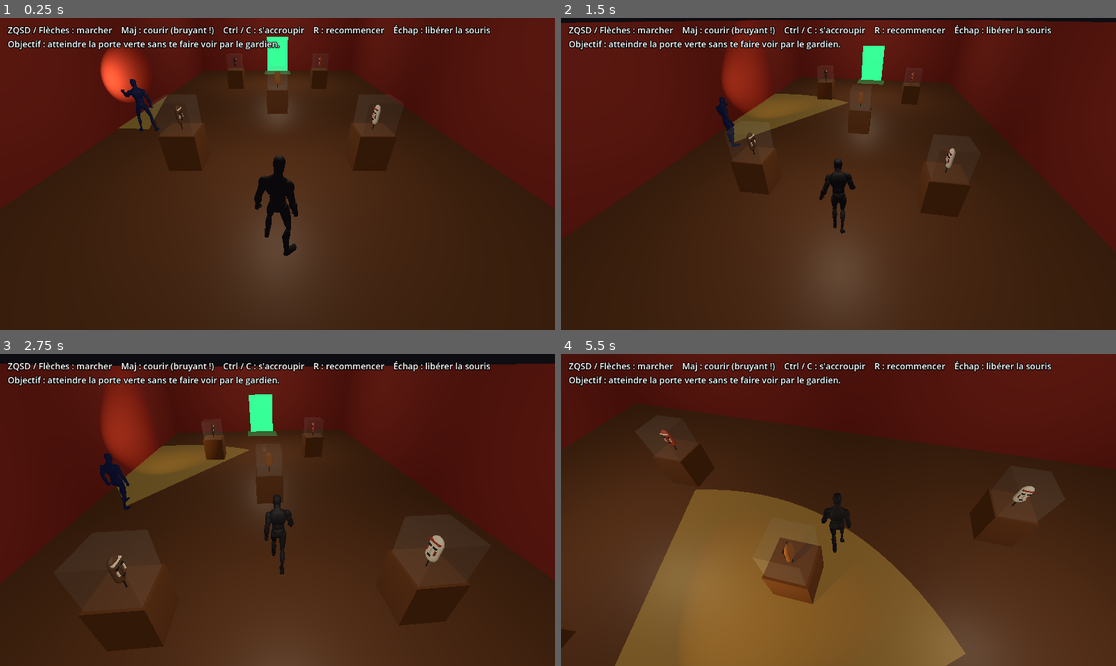
Above: before the commit, frames 1-4 (two rows, left to right).
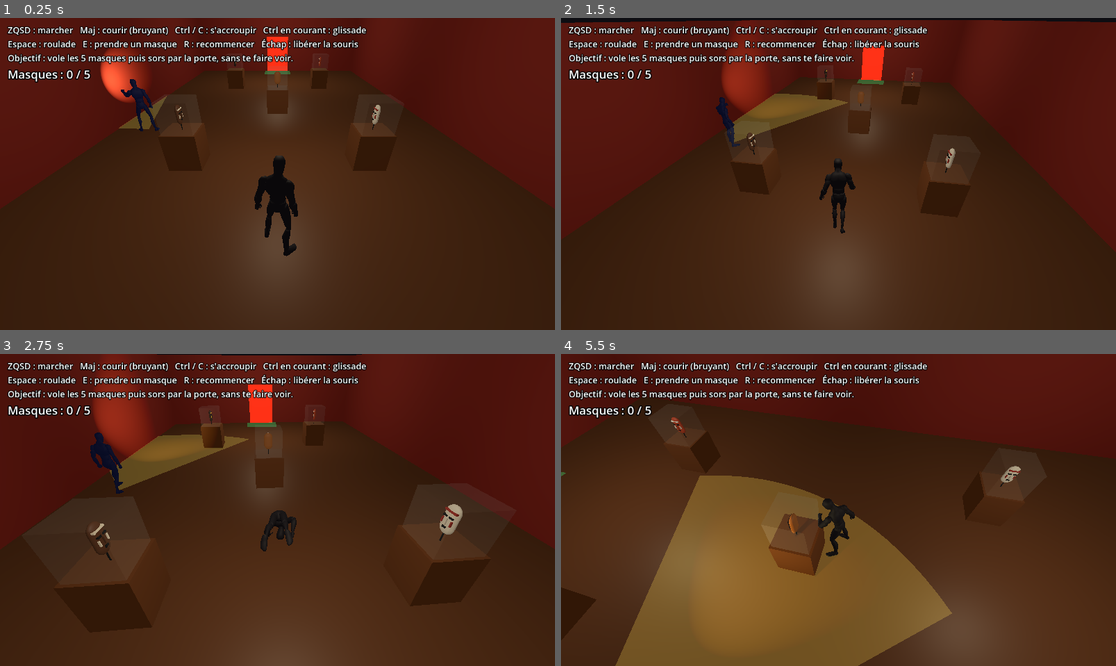
Above: after the commit, the same moments.

Repository: asbldream-lab/test
Game: Godot game, scene res://musee/musee.tscn
The game is run twice, just before and just after one commit, with the same random seed, the same clock (stepped at 60 frames per second) and the same inputs.
Inputs (mouse positions are in pixels of both pictures, inside the frame that each line leads up to):
- Up to frame 1 (0.25 s): no input
- Up to frame 2 (1.5 s): tap Enter at 0.5 s; move the mouse to (866, 174) at 0.52 s; hold Ctrl (crouch) 0.53-1.28 s; hold W (move_forward) from 0.53 s (still down); click (866, 174) at 0.67 s; tap Shift (run) at 0.8, 1.35 s; move the mouse to (810, 174) at 1.27 s; click (810, 174) at 1.42 s
- Up to frame 3 (2.75 s): keep holding W (move_forward); tap E (interact, bound only after the commit) at 1.55, 2.1 s; move the mouse to (288, 503) at 2.02 s; click (288, 503) at 2.17 s; tap Space (roll, bound only after the commit) at 2.3 s
- Up to frame 4 (5.5 s): move the mouse to (832, 516) at 2.77 s; tap Space (roll, bound only after the commit) at 2.85, 5.3 s; click (832, 516) at 2.92 s; tap Ctrl (crouch) at 3.05 s; move the mouse to (877, 513) at 3.52 s; hold Ctrl (crouch) 3.53-4.25 s; click (877, 513) at 3.67 s; tap Shift (run) at 3.8 s; tap Escape (ui_cancel) at 4.15 s; release W (move_forward) at 4.25 s; drag from (672, 463) to (755, 432) at 4.27 s; move the mouse to (844, 510) at 5.02 s; hold W (move_forward) from 5.03 s (still down); tap E (interact, bound only after the commit) at 5.1 s; click (844, 510) at 5.17 s

The runs differ from the first frame. In frame 1, 4.1% of the frame differs, in the area x 1-89%, y 2-21%; in frame 2, 4.2%; in frame 3, 15%, in the area x 0-100%, y 0-95%; in frame 4, 12%.

Commit message:
Ajoute le vol des masques, la roulade et la glissade
- Prendre un masque (E / bouton PRENDRE) : animation debout ou accroupi,
  la vitrine reste ouverte et vide ; porte de sortie verrouillée tant
  qu'il manque des masques, compteur à l'écran
- Roulade (Espace / bouton ROULADE) et glissade (s'accroupir en courant),
  basses et un peu bruyantes, 1 s de recharge
- Le gardien remarque les vitrines vides et devient plus vigilant
- Animations du volume 2 de l'Universal Animation Library (même squelette)

Co-Authored-By: Claude Opus 5.5 <noreply@anthropic.com>

Diff:
--- a/musee/guard.gd
+++ b/musee/guard.gd
@@ -23,6 +23,7 @@
 var _done := false
 var _cone_mat := StandardMaterial3D.new()
 var _anim: AnimationPlayer
+var _alarm_flash := 0.0
 
 @onready var cone: MeshInstance3D = $VisionCone
 @onready var alert: Label3D = $Alert
@@ -61,7 +62,7 @@
 	# Ouïe : un joueur qui court à proximité attire le regard du gardien.
 	var flat_to_player := player.global_position - global_position
 	flat_to_player.y = 0
-	if player.is_running and flat_to_player.length() < hearing_radius:
+	if flat_to_player.length() < hearing_radius * player.get_noise_level():
 		_investigate = 2.5
 		_look_target = player.global_position
 
@@ -126,7 +127,27 @@
 	return not hit.is_empty() and hit.collider == player
 
 
+## Le gardien remarque les vitrines vides dans son champ de vision et devient plus vigilant.
+func _check_vitrines() -> void:
+	var forward := -global_transform.basis.z
+	forward.y = 0
+	for v in get_tree().get_nodes_in_group("vitrine"):
+		if v.has_mask or v.noticed:
+			continue
+		var flat: Vector3 = (v.global_position - global_position) * Vector3(1, 0, 1)
+		if flat.length() < view_distance and forward.angle_to(flat) < deg_to_rad(view_angle / 2.0):
+			v.noticed = true
+			_investigate = 2.5
+			_look_target = v.global_position
+			_alarm_flash = 1.5
+			speed *= 1.15
+			view_distance += 0.8
+			_build_cone()
+
+
 func _update_vision(delta: float) -> void:
+	_check_vitrines()
+	_alarm_flash = maxf(0.0, _alarm_flash - delta)
 	if _can_see_player():
 		var dist := global_position.distance_to(player.global_position)
 		var closeness := lerpf(2.0, 0.6, clampf(dist / view_distance, 0.0, 1.0))
@@ -137,7 +158,7 @@
 		_suspicion = maxf(0.0, _suspicion - delta * 0.5)
 
 	_cone_mat.albedo_color = Color(1, 0.9, 0.3, 0.22).lerp(Color(1, 0.1, 0.1, 0.4), clampf(_suspicion, 0, 1))
-	alert.text = "?" if _suspicion > 0.05 else ""
+	alert.text = "?!" if _alarm_flash > 0.0 else ("?" if _suspicion > 0.05 else "")
 
 	if _suspicion >= 1.0:
 		_done = true
--- a/musee/level.gd
+++ b/musee/level.gd
@@ -17,6 +17,8 @@
 		"run": [KEY_SHIFT],
 		"crouch": [KEY_CTRL, KEY_C],
 		"restart": [KEY_R],
+		"interact": [KEY_E],
+		"roll": [KEY_SPACE],
 	}
 	for action in keys:
 		if InputMap.has_action(action):
@@ -35,11 +37,45 @@
 	message.text = ""
 	guard.player_spotted.connect(_on_spotted)
 	$Exit.body_entered.connect(_on_exit)
+	player.mask_taken.connect(_on_mask_taken)
+	$HUD/Aide.text = "ZQSD : marcher   Maj : courir (bruyant)   Ctrl / C : s'accroupir   Ctrl en courant : glissade\n" \
+		+ "Espace : roulade   E : prendre un masque   R : recommencer   Échap : libérer la souris\n" \
+		+ "Objectif : vole les %d masques puis sors par la porte, sans te faire voir." % _total_masks()
+	_counter.position = Vector2(16, 100) if not _touch else Vector2(16, 12)
+	_counter.add_theme_font_size_override("font_size", 24)
+	_counter.add_theme_constant_override("outline_size", 8)
+	_counter.add_theme_color_override("font_outline_color", Color.BLACK)
+	$HUD.add_child(_counter)
+	_on_mask_taken(0)
 	if _touch:
 		var pad: Control = preload("res://musee/touch_controls.gd").new()
 		pad.player = player
 		$HUD.add_child(pad)
 		$HUD/Aide.hide()
+
+
+var _counter := Label.new()
+var _flash := 0.0
+
+
+func _total_masks() -> int:
+	return get_tree().get_nodes_in_group("vitrine").size()
+
+
+func _on_mask_taken(total: int) -> void:
+	_counter.text = "Masques : %d / %d" % [total, _total_masks()]
+	# Porte rouge tant qu'il manque des masques, verte ensuite.
+	var open := total >= _total_masks()
+	var mat: StandardMaterial3D = $PorteSortie.mesh.material
+	mat.albedo_color = Color(0.2, 0.8, 0.3) if open else Color(0.8, 0.15, 0.1)
+	mat.emission = Color(0.1, 0.9, 0.3) if open else Color(0.9, 0.1, 0.05)
+
+
+func _process(delta: float) -> void:
+	if _flash > 0.0:
+		_flash -= delta
+		if _flash <= 0.0 and not _over:
+			message.text = ""
 
 
 func _replay_hint() -> String:
@@ -51,9 +87,16 @@
 
 
 func _on_exit(body: Node3D) -> void:
-	if body == player:
-		guard.set_physics_process(false)
-		_end("RÉUSSI !\nTu as traversé la salle sans être vu.\n" + _replay_hint(), Color(0.3, 1, 0.4))
+	if body != player:
+		return
+	var missing := _total_masks() - player.masks
+	if missing > 0:
+		message.text = "Porte fermée : il manque %d masque%s !" % [missing, "s" if missing > 1 else ""]
+		message.modulate = Color(1, 0.8, 0.3)
+		_flash = 2.5
+		return
+	guard.set_physics_process(false)
+	_end("RÉUSSI !\nTu as volé les %d masques sans être vu.\n%s" % [player.masks, _replay_hint()], Color(0.3, 1, 0.4))
 
 
 func _end(text: String, color: Color) -> void:
--- a/musee/player.gd
+++ b/musee/player.gd
@@ -1,16 +1,37 @@
 class_name MuseumPlayer
 extends CharacterBody3D
+
+signal mask_taken(total: int)
 
 @export var walk_speed := 2.0
 @export var run_speed := 5.5
 @export var crouch_speed := 1.3
+@export var roll_distance := 3.0
+@export var slide_speed := 7.0
 @export var mouse_sensitivity := 0.003
 @export var body_color := Color(0.15, 0.15, 0.18)
 
+enum State { NORMAL, ACTION, ROLL, SLIDE }
+
+const EXTRA_ANIMS := preload("res://musee/persos/anims2.glb")
+const COOLDOWN := 1.0
+
+var state := State.NORMAL
 var is_crouching := false
 var is_running := false
 var enabled := true
+var masks := 0
 var anim: AnimationPlayer
+
+var _low := false
+var _timer := 0.0
+var _cooldown := 0.0
+var _move_dir := Vector3.RIGHT
+var _roll_speed := 0.0
+var _slide_vel := 0.0
+var _slide_phase := 0
+var _vitrine: Node3D
+var _grab_at := 0.0
 
 @onready var visual: Node3D = $Visual
 @onready var pivot: Node3D = $CameraPivot
@@ -23,9 +44,199 @@
 	pivot.rotation = Vector3(-0.6, -PI / 2, 0)
 	visual.rotation.y = -PI / 2
 	anim = setup_model($Visual/Model, body_color)
-
-
-## Colore le mannequin et renvoie son AnimationPlayer (utilisé aussi par le gardien).
+	add_animations(anim, EXTRA_ANIMS)
+
+
+func _unhandled_input(event: InputEvent) -> void:
+	if event is InputEventMouseMotion and Input.mouse_mode == Input.MOUSE_MODE_CAPTURED:
+		rotate_camera(event.relative)
+	elif event.is_action_pressed("ui_cancel"):
+		Input.mouse_mode = Input.MOUSE_MODE_VISIBLE
+	elif event is InputEventMouseButton and event.pressed and not DisplayServer.is_touchscreen_available():
+		Input.mouse_mode = Input.MOUSE_MODE_CAPTURED
+
+
+## Tourne la caméra (souris ou glissement du doigt).
+func rotate_camera(relative: Vector2) -> void:
+	pivot.rotation.y -= relative.x * mouse_sensitivity
+	pivot.rotation.x = clampf(pivot.rotation.x - relative.y * mouse_sensitivity, -1.2, 0.15)
+
+
+func _physics_process(delta: float) -> void:
+	if not is_on_floor():
+		velocity.y -= 9.8 * delta
+	_cooldown = maxf(0.0, _cooldown - delta)
+	match state:
+		State.NORMAL: _state_normal(delta)
+		State.ACTION: _state_action(delta)
+		State.ROLL: _state_roll(delta)
+		State.SLIDE: _state_slide(delta)
+	move_and_slide()
+
+
+func _state_normal(delta: float) -> void:
+	var input := Vector2.ZERO
+	if enabled:
+		input = Input.get_vector("move_left", "move_right", "move_forward", "move_back")
+	var dir := Basis(Vector3.UP, pivot.rotation.y) * Vector3(input.x, 0, input.y)
+	var moving := dir.length() > 0.1
+	if moving:
+		_move_dir = dir.normalized()
+	var crouch_held := enabled and Input.is_action_pressed("crouch")
+	var run_held := enabled and Input.is_action_pressed("run")
+
+	if enabled:
+		# Glissade : s'accroupir pendant la course.
+		if Input.is_action_just_pressed("crouch") and run_held and moving and _cooldown == 0.0:
+			_start_slide()
+			return
+		if Input.is_action_just_pressed("roll"):
+			try_roll()
+		elif Input.is_action_just_pressed("interact"):
+			try_interact()
+		if state != State.NORMAL:
+			return
+
+	is_crouching = crouch_held
+	is_running = run_held and not crouch_held and moving
+	_set_low(crouch_held)
+	var speed := crouch_speed if is_crouching else (run_speed if is_running else walk_speed)
+	velocity.x = dir.x * speed
+	velocity.z = dir.z * speed
+	if moving:
+		_face(_move_dir, delta)
+
+	if is_crouching:
+		play_loop(anim, "Crouch_Fwd_Loop" if moving else "Crouch_Idle_Loop")
+	elif is_running:
+		play_loop(anim, "Sprint_Loop")
+	else:
+		play_loop(anim, "Walk_Loop" if moving else "Idle_Loop")
+
+
+# --- Roulade ---------------------------------------------------------------
+
+func try_roll() -> void:
+	if state != State.NORMAL or _cooldown > 0.0 or not enabled:
+		return
+	_begin(State.ROLL)
+	_timer = play_once(anim, "Roll")
+	_roll_speed = roll_distance / maxf(_timer, 0.3)
+
+
+func _state_roll(delta: float) -> void:
+	velocity.x = _move_dir.x * _roll_speed
+	velocity.z = _move_dir.z * _roll_speed
+	_timer -= delta
+	if _timer <= 0.1:
+		_finish()
+
+
+# --- Glissade --------------------------------------------------------------
+
+func _start_slide() -> void:
+	_begin(State.SLIDE)
+	_slide_vel = slide_speed
+	_slide_phase = 0
+	_timer = play_once(anim, "Slide_Start")
+
+
+func _state_slide(delta: float) -> void:
+	_slide_vel = move_toward(_slide_vel, 0.0, 5.0 * delta)
+	velocity.x = _move_dir.x * _slide_vel
+	velocity.z = _move_dir.z * _slide_vel
+	_timer -= delta
+	if _slide_phase == 0 and _timer <= 0.0:
+		_slide_phase = 1
+		play_loop(anim, "Slide_Loop")
+	if _slide_phase < 2 and _slide_vel < 2.0:
+		_slide_phase = 2
+		_timer = play_once(anim, "Slide_Exit")
+	elif _slide_phase == 2 and _timer <= 0.1:
+		_finish()
+
+
+# --- Prendre un masque -----------------------------------------------------
+
+func try_interact() -> void:
+	if state != State.NORMAL or not enabled:
+		return
+	var v := nearest_vitrine()
+	if v == null:
+		return
+	_move_dir = (v.global_position - global_position) * Vector3(1, 0, 1)
+	_move_dir = _move_dir.normalized() if _move_dir.length() > 0.01 else Vector3.RIGHT
+	_begin(State.ACTION)
+	_vitrine = v
+	_timer = play_once(anim, "Farm_Harvest" if is_crouching else "PickUp_Table")
+	_grab_at = _timer * 0.5
+
+
+func _state_action(delta: float) -> void:
+	velocity.x = 0
+	velocity.z = 0
+	_timer -= delta
+	if _vitrine and _timer <= _grab_at:
+		_vitrine.take_mask()
+		_vitrine = null
+		masks += 1
+		mask_taken.emit(masks)
+	if _timer <= 0.0:
+		state = State.NORMAL
+
+
+## Vitrine pleine la plus proche à portée de main, ou null.
+func nearest_vitrine() -> Node3D:
+	for v in get_tree().get_nodes_in_group("vitrine"):
+		var flat: Vector3 = (v.global_position - global_position) * Vector3(1, 0, 1)
+		if v.has_mask and flat.length() < 1.4:
+			return v
+	return null
+
+
+# --- Utilitaires -----------------------------------------------------------
+
+func _begin(new_state: State) -> void:
+	state = new_state
+	is_running = false
+	_set_low(new_state != State.ACTION or is_crouching)
+	visual.rotation.y = atan2(-_move_dir.x, -_move_dir.z)
+
+
+func _finish() -> void:
+	state = State.NORMAL
+	_cooldown = COOLDOWN
+
+
+func _face(dir: Vector3, delta: float) -> void:
+	visual.rotation.y = lerp_angle(visual.rotation.y, atan2(-dir.x, -dir.z), minf(1.0, 12.0 * delta))
+
+
+func _set_low(value: bool) -> void:
+	if value == _low:
+		return
+	_low = value
+	var h := 1.0 if value else 1.8
+	(shape.shape as CapsuleShape3D).height = h
+	shape.position.y = h / 2.0
+	pivot.position.y = 0.9 if value else 1.5
+
+
+## Point que le gardien doit voir pour repérer le joueur (plus bas quand il est baissé).
+func get_target_point() -> Vector3:
+	return global_position + Vector3(0, 0.6 if _low else 1.4, 0)
+
+
+## Bruit fait par le joueur : 1 = course, 0.6 = roulade/glissade, 0 = silencieux.
+func get_noise_level() -> float:
+	if state == State.ROLL or state == State.SLIDE:
+		return 0.6
+	return 1.0 if is_running else 0.0
+
+
+# --- Animations (partagées avec le gardien) --------------------------------
+
+## Colore le mannequin et renvoie son AnimationPlayer.
 static func setup_model(model: Node, color: Color) -> AnimationPlayer:
 	var mat := StandardMaterial3D.new()
 	mat.albedo_color = color
@@ -35,79 +246,46 @@
 	return model.find_children("*", "AnimationPlayer", true, false)[0]
 
 
+## Ajoute les animations d'un autre .glb (même squelette) à l'AnimationPlayer.
+static func add_animations(player: AnimationPlayer, scene: PackedScene) -> void:
+	var inst := scene.instantiate()
+	var src: AnimationPlayer = inst.find_children("*", "AnimationPlayer", true, false)[0]
+	var lib := player.get_animation_library("")
+	for n in src.get_animation_list():
+		if not lib.has_animation(n):
+			lib.add_animation(n, src.get_animation(n))
+	inst.free()
+
+
+## L'import Godot retire parfois le suffixe "_Loop" des noms d'animation.
+static func _resolve(player: AnimationPlayer, anim_name: String) -> String:
+	if player.has_animation(anim_name):
+		return anim_name
+	var short := anim_name.trim_suffix("_Loop")
+	if player.has_animation(short):
+		return short
+	push_warning("Animation introuvable : %s" % anim_name)
+	return ""
+
+
 ## Joue une animation en boucle avec un fondu de 0,2 s.
 static func play_loop(player: AnimationPlayer, anim_name: String) -> void:
 	if player == null:
 		return
-	# L'import Godot retire parfois le suffixe "_Loop" des noms d'animation.
-	if not player.has_animation(anim_name):
-		anim_name = anim_name.trim_suffix("_Loop")
-	if not player.has_animation(anim_name):
-		push_warning("Animation introuvable : %s. Dispo : %s" % [anim_name, player.get_animation_list()])
-		return
-	if player.current_animation == anim_name:
-		return
+	anim_name = _resolve(player, anim_name)
+	if anim_name.is_empty() or player.current_animation == anim_name:
+		return
+	player.get_animation(anim_name).loop_mode = Animation.LOOP_LINEAR
+	player.play(anim_name, 0.2)
+
+
+## Joue une animation une seule fois et renvoie sa durée.
+static func play_once(player: AnimationPlayer, anim_name: String) -> float:
+	anim_name = _resolve(player, anim_name)
+	if anim_name.is_empty():
+		return 0.5
 	var a := player.get_animation(anim_name)
-	if a:
-		a.loop_mode = Animation.LOOP_LINEAR
-	player.play(anim_name, 0.2)
-
-
-func _unhandled_input(event: InputEvent) -> void:
-	if event is InputEventMouseMotion and Input.mouse_mode == Input.MOUSE_MODE_CAPTURED:
-		rotate_camera(event.relative)
-	elif event.is_action_pressed("ui_cancel"):
-		Input.mouse_mode = Input.MOUSE_MODE_VISIBLE
-	elif event is InputEventMouseButton and event.pressed and not DisplayServer.is_touchscreen_available():
-		Input.mouse_mode = Input.MOUSE_MODE_CAPTURED
-
-
-## Tourne la caméra (souris ou glissement du doigt).
-func rotate_camera(relative: Vector2) -> void:
-	pivot.rotation.y -= relative.x * mouse_sensitivity
-	pivot.rotation.x = clampf(pivot.rotation.x - relative.y * mouse_sensitivity, -1.2, 0.15)
-
-
-func _physics_process(delta: float) -> void:
-	if not is_on_floor():
-		velocity.y -= 9.8 * delta
-
-	var input := Vector2.ZERO
-	if enabled:
-		input = Input.get_vector("move_left", "move_right", "move_forward", "move_back")
-
-	_set_crouch(enabled and Input.is_action_pressed("crouch"))
-	is_running = enabled and Input.is_action_pressed("run") and not is_crouching and input.length() > 0.1
-
-	var speed := crouch_speed if is_crouching else (run_speed if is_running else walk_speed)
-	# Déplacement relatif à l'orientation de la caméra.
-	var dir := (Basis(Vector3.UP, pivot.rotation.y) * Vector3(input.x, 0, input.y)).normalized()
-	velocity.x = dir.x * speed
-	velocity.z = dir.z * speed
-	move_and_slide()
-
-	var moving := dir.length() > 0.1
-	if moving:
-		visual.rotation.y = lerp_angle(visual.rotation.y, atan2(-dir.x, -dir.z), minf(1.0, 12.0 * delta))
-
-	if is_crouching:
-		play_loop(anim, "Crouch_Fwd_Loop" if moving else "Crouch_Idle_Loop")
-	elif is_running:
-		play_loop(anim, "Sprint_Loop")
-	else:
-		play_loop(anim, "Walk_Loop" if moving else "Idle_Loop")
-
-
-func _set_crouch(value: bool) -> void:
-	if value == is_crouching:
-		return
-	is_crouching = value
-	var h := 1.0 if value else 1.8
-	(shape.shape as CapsuleShape3D).height = h
-	shape.position.y = h / 2.0
-	pivot.position.y = 0.9 if value else 1.5
-
-
-## Point que le gardien doit voir pour repérer le joueur (plus bas quand accroupi).
-func get_target_point() -> Vector3:
-	return global_position + Vector3(0, 0.6 if is_crouching else 1.4, 0)
+	a.loop_mode = Animation.LOOP_NONE
+	player.play(anim_name, 0.15)
+	player.seek(0.0, true)
+	return a.length
--- a/musee/touch_controls.gd
+++ b/musee/touch_controls.gd
@@ -47,11 +47,18 @@
 	_u = clampf(s.y / 720.0, 0.6, 1.6)
 	var m := 36.0 * _u
 	_joy_center = Vector2(m + (JOY_RADIUS + 10) * _u, s.y - m - (JOY_RADIUS + 30) * _u)
-	var bw := 230.0 * _u
-	var bh := 90.0 * _u
+	var bw := 200.0 * _u
+	var bh := 84.0 * _u
+	var gap := 20.0 * _u
+	var col2 := s.x - m - bw
+	var col1 := col2 - gap - bw
+	var row1 := s.y - m - bh * 2 - gap
+	var row2 := s.y - m - bh
 	_buttons = {
-		"run": Rect2(s.x - m - bw, s.y - m - bh * 2 - 24 * _u, bw, bh),
-		"crouch": Rect2(s.x - m - bw, s.y - m - bh, bw, bh),
+		"roll": Rect2(col1, row1, bw, bh),
+		"take": Rect2(col1, row2, bw, bh),
+		"run": Rect2(col2, row1, bw, bh),
+		"crouch": Rect2(col2, row2, bw, bh),
 		"restart": Rect2(s.x - m - 190 * _u, m, 190 * _u, 64 * _u),
 	}
 	queue_redraw()
@@ -62,7 +69,11 @@
 		var p: Vector2 = event.position
 		var i: int = event.index
 		if event.pressed:
-			if _buttons.run.has_point(p):
+			if _buttons.roll.has_point(p):
+				player.try_roll()
+			elif _buttons.take.has_point(p):
+				player.try_interact()
+			elif _buttons.run.has_point(p):
 				_run_finger = i
 				Input.action_press("run")
 			elif _buttons.crouch.has_point(p):
@@ -104,6 +115,7 @@
 
 
 func _process(delta: float) -> void:
+	queue_redraw() # le bouton PRENDRE s'allume près d'une vitrine
 	# Lissage : on applique une partie du mouvement en attente à chaque image.
 	if player == null or _look_pending.length() < 0.01:
 		return
@@ -144,10 +156,13 @@
 	_text("SE DÉPLACER", _joy_center + Vector2(0, (JOY_RADIUS + 26) * _u), 20)
 	# Boutons
 	_button("run", "COURIR", "(maintenir - bruyant !)", _run_finger != -1)
-	_button("crouch", "S'ACCROUPIR", "(activé)" if _crouch_on else "(appuie : on / off)", _crouch_on)
+	_button("crouch", "S'ACCROUPIR", "(activé)" if _crouch_on else "(en courant : glissade)", _crouch_on)
+	_button("roll", "ROULADE", "(bond rapide)", false)
+	var near := player != null and player.nearest_vitrine() != null
+	_button("take", "PRENDRE", "(masque à portée !)" if near else "(près d'une vitrine)", near)
 	_button("restart", "REJOUER", "", false)
 	# Aide
-	_text("Objectif : atteins la porte verte sans être vu", Vector2(s.x * 0.42, 50 * _u), 22)
+	_text("Vole les masques puis sors sans être vu", Vector2(s.x * 0.45, 50 * _u), 22)
 	_text("Glisse le doigt ici pour tourner la caméra", Vector2(s.x * 0.5, s.y * 0.3), 18, 0.45)
 	# Téléphone à la verticale
 	if s.y > s.x:
--- a/musee/vitrine.gd
+++ b/musee/vitrine.gd
@@ -12,8 +12,20 @@
 		_apply()
 
 
+var has_mask := true
+var noticed := false ## Le gardien a déjà remarqué que la vitrine est vide.
+
+
 func _ready() -> void:
+	add_to_group("vitrine")
 	_apply()
+
+
+## Le voleur prend le masque : la vitrine se retrouve ouverte et vide.
+func take_mask() -> void:
+	has_mask = false
+	$Mask.hide()
+	$Verre/Mesh.hide()
 
 
 func _apply() -> void:
Binary file added: musee/persos/anims2.glb
Not shown, added: musee/persos/anims2.glb.import
